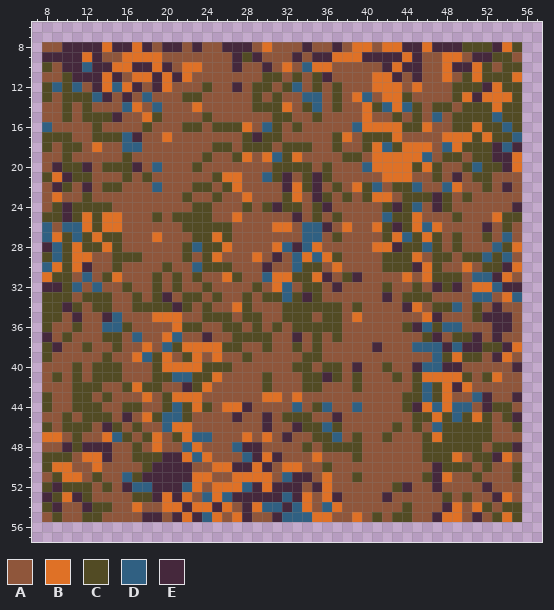
Pixel-art file, stored at Environment Art 1301/Assignment 1 Game Boy Tile Sets/Dirt_Paths_3x3.aseprite. The first picture shows the starting point.
64x64 pixels, 1 frame. Shown: x 7..57, y 6..57.
Palette (. is transparent): A #8f563b  B #df7126  C #524b24  D #306082  E #45283c
Pixels before (only the part around the change), first column x 7:
 6 ...................................................
 7 ...................................................
 8 .AAEEEEBEEBEAEEAEAAEEEABAAAEAAEABBABBEEBEEECCCEBC..
 9 .EEEEBEAABBBBAAAAAAAECEAAAEAEEBBBEEEEBEAABBAEECCA..
10 .CAEEDEEBBEEBEABBAAAEAAEABADBBAAAAAEBEEAABEEBCACC..
11 .AACEEEBEABBEBEBAAAAAAACCACACEAAAABBEAEAABACBCCCB..
12 .CDCDAEBDBEAEBAAACAAEACCACDACACAAABBBABAAACCCEBCC..
13 .CACCCDEAEADAAACCAAAAACACAADDACABDABBCAAAACBEBBBC..
14 .AACACAAADBADAAABAAAAACCCBACDACAABCDBDCACCACCCBCC..
15 .AACACCCEAABCAAAACAAAAAACCAACAAAABAACACADACCCCDCC..
16 .DAAAACAAAACAAACCACCCBADCACAAAAADBBBBCCBAACCBCCDC..
17 .CCCAACCCDEAABAAAAAAACECCAAAAACBACCCBAAAABBBCBCCD..
18 .CACCABAADDAAAAAAACCACCCACCCAACAACBDCBBBADBCCCEDE..
19 .AACAAAAACAAAAAAACAACBABDCBAAAACCABBBBBDACCACCEEB..
20 .AECCEACCCEADAAACAAAAAAACCCCACAAADBBBBCBCAACDCCEB..
21 .CBECCAAACACAAAAAACBBAADCEACECAAAAABBBAACAEACCAAA..
22 .AECAEACCAAADAAACCACBAAAAEBCEACABCDACCDAADBAACAEA..
23 .ABAACAAAAAAAAACAACAABAAACBAECACACBBACCCECACAAAAA..
24 .ACECCCCAAAAAAAACCAAACACECCACEAAAAACECDAECAAAAAAE..
25 .CCECBCBBAAACACCCCAABAAAAAEACACAAAADCCBAAACAAABCC..
26 .DADDBCBBAAAAAACCCCCAAAABBADDEABAABCECBDBAAAAEACA..
27 .DBCDCBCCAAABAAACCBCAAAAAAADDACAAAACBDCBCACAACADA..
28 .EDCBCCBCAAAAAACDCCBAAAABDEDBAAAAABBECCDCACAAADCB..
29 .CDCBBAACCCAAAACACBAAABAEADBDBCAAAACCCBACCACCDCDA..
30 .DBCBEAACAAAACAADCCCAAAEAADCCABAAAACCCEBCAABACCEB..
31 .BCCADACBAAACACACAABCAADBBCCBEACEAAAABABCCCADDEBA..
32 .EECDADAACAACACAACAAAACABDACCAEAAAACAACAECEABBDEE..
33 .CCCACCCAACACEACCACAACACCDCECAAAAAAEACCCAAAADDABD..
34 .CCECACCAACCCCECACAABCAAACCCCCCACAAAAEBACCDACAEAA..
35 .CCAEAAEDAAABBBAACCCACCAACCCACCABAAAAAABEAAACEEEA..
36 .CAACAADDCAAAABCCAACCACACACCCCCAAAAAACEDCDDAAAEEA..
37 .EACAAACCADAABDAAEAACCCCAAEACACAAAAAAAACEACCEAEAA..
38 .CEAACAACAABADCBBBBCCAACAACACAAAAAEAAADDDEDEECCEB..
39 .CAAAAACAABDCBACBABAACAAAAACCAAAAAAAAAAADCBCCAEBA..
40 .AAACACCCAAACBBBBCCCAAAAAACCACCAEAACAAEDDEEAAAAAE..
41 .ACACACCCAAACCDDCCBAAAACAAACCECACAAACACBBBBCACBAA..
42 .AAACCCAACBCCAAECBAAAAACAAACCAAACAAAAACDCBEBAAAAA..
43 .CAACCACAAABACBBBAAAAAABBABAAAAAAAAAACCDCBAADEAAE..
44 .CAACCCAACCAACDCBCABBEAAAADACDAADAAAACEBDBDDAECCA..
45 .AACACCCAEABCDDCAAAAEAAEACCCAAEAAAAAAACCBCDCBCACE..
46 .CACCCAECACAADBBAAAAAAAEAAECCDCAAAAACACADCCCCCAAC..
47 .BBACAABDCACBACBDDAAABABAEAACCDACAACAAACBCCCCCAAA..
48 .AAECEEEAACABAADBAAADEEAAAACACCCCAAAAAACCCCCCACCE..
49 .CCCABBEAACCCEEBDBAAADEBEAAABAAACAAAAAACCCBACCEBA..
50 .CBBAABAAAACEEEEAABBEEBEABBAACAAAAAAAAAAECCCACAAC..
51 .ACBBACAADCEEEEEBBAABBBBADEEABAACAAAAAACEBAACAAAC..
52 .CECCCACAEDDEEEDBABBBDEBEEEAEBAAAAAACEAAEAAAAEAAA..
53 .ECBECAAAACCEBEBADBDEEEEEDEBABEAAAAEAAAAACACAAEBA..
54 .CEAAECCAABAABBEBBEBAEBDDEDBADBAAAAAACAAAEBABCACC..
55 .ACAACCAAAAEEAEBEDBABEAAEDDDBBAABACACCAAEBBAEACBC..
56 ...................................................
57 ...................................................
After the commit:
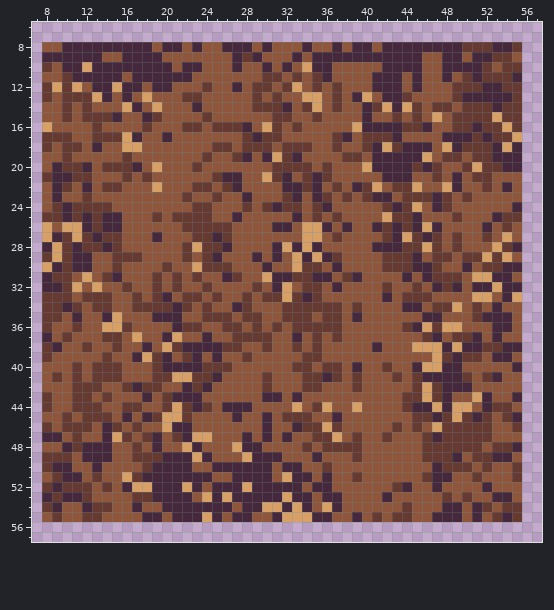
Difference:
colour C: #524b24 -> #663931
colour D: #306082 -> #d9a066
Changed rows in their new state; - is a pixel that keeps its letter.
first column x 8:
 8 ------E--E------------E--------EE-EE--E-------E-
 9 ----E---EEEE-----------------EEE----E---EE------
10 -------EE--E--EE--------E--EE------E----E--E----
11 ------E--EE-E-E------------------EE-----E--E---E
12 ------E-E---E--------------------EEE-E-------E--
13 -------------------------------E--EE------E-EEE-
14 ---------E-----E--------E-------E--E---------E--
15 ----------E---------------------E---------------
16 --------------------E-----------EEEE--E----E----
17 ------------E-----------------E----E----EEE-E---
18 -----E---------------------------E--EEE--E------
19 --------------------E-E--E-------EEEEE---------E
20 ---------------------------------EEEE-E--------E
21 -E----------------EE--------------EEE-----------
22 -------------------E-----E-----E---------E------
23 -E------------------E----E-------EE-------------
25 ----E-EE-----------E-----------------E-------E--
26 ----E-EE---------------EE-----E--E---E-E--------
27 -E---E-----E-----E-----------------E--E---------
28 ---E--E-----------E----E---E-----EE------------E
29 ---EE------------E---E----E-E--------E----------
30 -E-E-------------------------E--------E---E----E
31 E------E----------E----EE--E--------E-E-------E-
32 -----------------------E-------------------EE---
33 ----------------------------------------------E-
34 -------------------E-----------------E----------
35 -----------EEE-----------------E------E---------
36 -------------E----------------------------------
37 ------------E-----------------------------------
38 ----------E---EEEE-----------------------------E
39 ---------E--E--E-E-----------------------E----E-
40 ------------EEEE--------------------------------
41 -----------------E--------------------EEEE---E--
42 ---------E------E-----------------------E-E-----
43 ----------E--EEE------EE-E--------------E-------
44 ---------------E--EE------------------E-E-------
45 ----------E----------------------------E---E----
46 -------------EE---------------------------------
47 EE----E----E--E-----E-E----------------E--------
48 -----------E---E--------------------------------
49 ----EE--------E-E-----E----E-------------E----E-
50 -EE--E-----------EE--E--EE----------------------
51 --EE-----------EE--EEEE-----E-----------E-------
52 ---------------E-EEE--E-----E-------------------
53 --E---------E-E--E--------E-E-----------------E-
54 ---------E--EE-EE-E--E----E--E-----------E-E----
55 --------------E--E-E-------EE--E--------EE----E-
Boxes around the changes in both pictures, in picture pixels (x1, y1, x2, y2):
changed: (42, 42, 522, 522)
